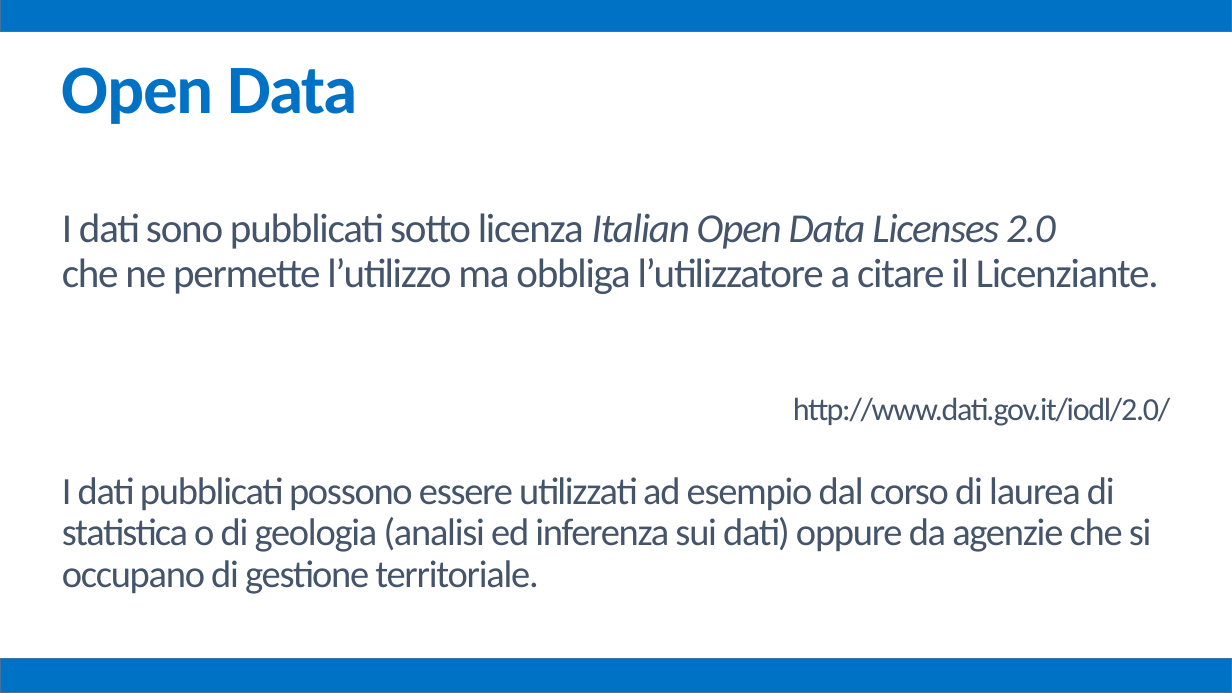
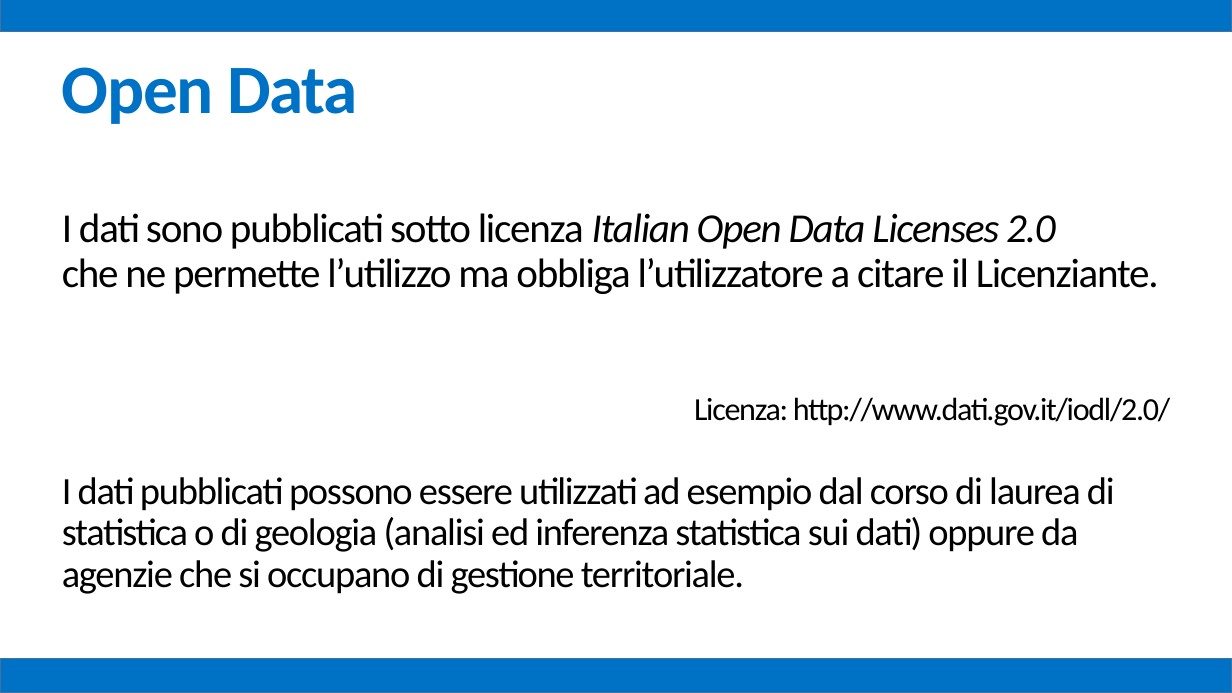
Before and after one commit to mz1991/ProgettoFebbraio2015, a slide deck: slide 66 of Febbraio 2015.pptx (slide 47 before the commit). Drawn at 1232x693 pixels with LibreOffice and Linux fonts; fonts in the diff are those of the drawing. Boxes give left, top, right and bottom in pixels: in the first picture for what was removed or moved away, otherwise in the second. Text is boxed around its words. In the diff, an @@ line names an element or a change of style, - is before the commit and + after.

```diff
--- a/Febbraio 2015.pptx
+++ b/Febbraio 2015.pptx
@@ text at (62,213,1159,294): text colour #44546A to #000000 in "I dati sono pubblicati sotto licenza Italian ...", "che ne permette l’utilizzo ma obbliga l’utilizzatore ..." @@
@@ text at (62,397,1170,594): text changed; text colour #44546A to #000000 @@
-http://www.dati.gov.it/iodl/2.0/
-I dati pubblicati possono essere utilizzati ad esempio dal corso di laurea di statistica o di geologia (analisi ed inferenza sui dati) oppure da agenzie che si occupano di gestione territoriale.
+Licenza: http://www.dati.gov.it/iodl/2.0/
+I dati pubblicati possono essere utilizzati ad esempio dal corso di laurea di statistica o di geologia (analisi ed inferenza statistica sui dati) oppure da agenzie che si occupano di gestione territoriale.
```
Also in this commit, not shown: 25 other slides changed, 19 slides added.
